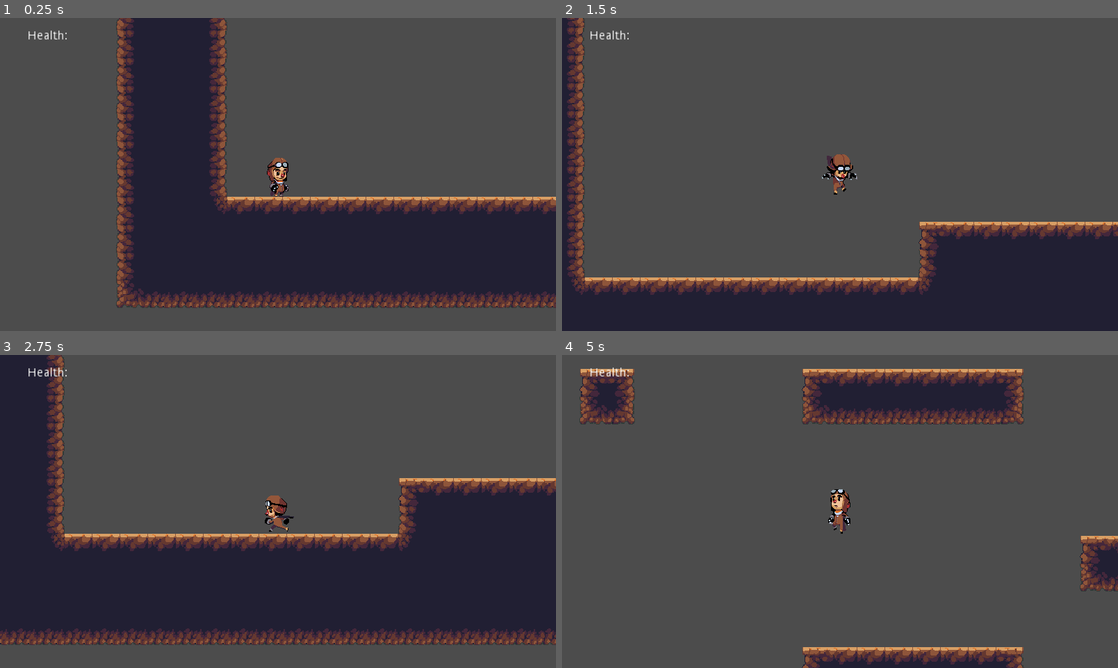
Above: before the commit, frames 1-4 (two rows, left to right).
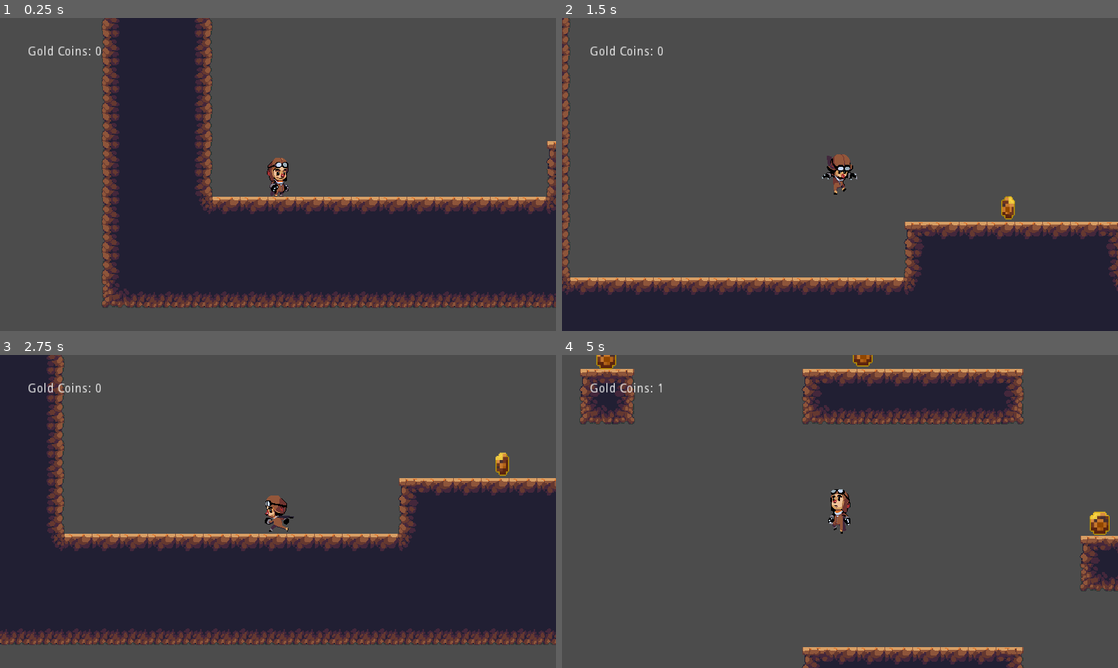
Above: after the commit, the same moments.

Repository: nordlightstudio/PlatformerLive
Game: Godot game, scene res://Game001.tscn
The game is run twice, just before and just after one commit, with the same random seed, the same clock (stepped at 60 frames per second) and the same inputs. Before the commit the project starts from res://Levels/World.tscn.
Inputs:
- Up to frame 1 (0.25 s): no input
- Up to frame 2 (1.5 s): tap Enter at 0.5 s; hold Right (ui_right) from 0.53 s (still down); tap Up (ui_up) at 0.77 s
- Up to frame 3 (2.75 s): tap Up (ui_up) at 1.52 s; release Right (ui_right) at 2.03 s; hold Left (ui_left) from 2.03 s (still down)
- Up to frame 4 (5 s): release Left (ui_left) at 2.78 s; hold Right (ui_right) 2.78-4.28 s; tap Up (ui_up) at 3.02, 3.77, 4.52 s; hold Left (ui_left) from 4.28 s (still down)

The runs differ from the first frame. In frame 1, 12% of the frame differs, in the area x 5-100%, y 0-93%; in frame 2, 7.4%; in frame 3, 0.4%; in frame 4, 0.7%.

Commit message:
Add_GoldCoin_and_Game001MainScene

Diff:
--- /dev/null
+++ b/Platformer/Game001.tscn
@@ -0,0 +1,11 @@
+[gd_scene load_steps=3 format=2]
+
+[ext_resource path="res://Levels/World.tscn" type="PackedScene" id=1]
+[ext_resource path="res://Player.tscn" type="PackedScene" id=2]
+
+[node name="Game001" type="Node"]
+
+[node name="World" parent="." instance=ExtResource( 1 )]
+
+[node name="Player" parent="." instance=ExtResource( 2 )]
+position = Vector2( 203, 613 )
--- /dev/null
+++ b/Platformer/GoldCoin.tscn
@@ -0,0 +1,46 @@
+[gd_scene load_steps=8 format=2]
+
+[ext_resource path="res://Assets/Sprites/GoldCoin/C1011.png" type="Texture" id=1]
+[ext_resource path="res://Assets/Sprites/GoldCoin/C1012.png" type="Texture" id=2]
+[ext_resource path="res://Assets/Sprites/GoldCoin/C1013.png" type="Texture" id=3]
+[ext_resource path="res://Assets/Sprites/GoldCoin/C1014.png" type="Texture" id=4]
+
+[sub_resource type="GDScript" id=3]
+script/source = "#Add GoldCoin
+extends Area2D
+
+func _physics_process(delta):
+
+	$AnimatedSprite.play(\"GoldCoin\")
+
+	var bodies = get_overlapping_bodies()
+	for body in bodies:
+		if body.name == \"Player\":
+			get_node(\"../../../Player\").goldCoin += 1
+			queue_free()"
+
+[sub_resource type="SpriteFrames" id=1]
+animations = [ {
+"frames": [ ExtResource( 1 ), ExtResource( 2 ), ExtResource( 3 ), ExtResource( 4 ) ],
+"loop": true,
+"name": "GoldCoin",
+"speed": 5.0
+} ]
+
+[sub_resource type="CircleShape2D" id=2]
+radius = 10.9965
+
+[node name="GoldCoin" type="Area2D"]
+script = SubResource( 3 )
+__meta__ = {
+"_edit_group_": true
+}
+
+[node name="AnimatedSprite" type="AnimatedSprite" parent="."]
+scale = Vector2( 0.3, 0.3 )
+frames = SubResource( 1 )
+animation = "GoldCoin"
+
+[node name="CollisionShape2D" type="CollisionShape2D" parent="."]
+position = Vector2( 0.209, 0.223789 )
+shape = SubResource( 2 )
--- a/Platformer/Levels/World.tscn
+++ b/Platformer/Levels/World.tscn
@@ -1,7 +1,7 @@
 [gd_scene load_steps=3 format=2]
 
 [ext_resource path="res://DirtAutoTiles.tres" type="TileSet" id=1]
-[ext_resource path="res://Player.tscn" type="PackedScene" id=2]
+[ext_resource path="res://GoldCoin.tscn" type="PackedScene" id=2]
 
 [node name="World" type="Node"]
 
@@ -13,5 +13,20 @@
 "_edit_lock_": true
 }
 
-[node name="Player" parent="." instance=ExtResource( 2 )]
-position = Vector2( 186.448, 591.616 )
+[node name="GoldCoin2" type="Node" parent="."]
+editor/display_folded = true
+
+[node name="GoldCoin" parent="GoldCoin2" instance=ExtResource( 2 )]
+position = Vector2( 631, 560 )
+
+[node name="GoldCoin2" parent="GoldCoin2" instance=ExtResource( 2 )]
+position = Vector2( 855, 433 )
+
+[node name="GoldCoin3" parent="GoldCoin2" instance=ExtResource( 2 )]
+position = Vector2( 1044, 237 )
+
+[node name="GoldCoin4" parent="GoldCoin2" instance=ExtResource( 2 )]
+position = Vector2( 582, 240 )
+
+[node name="GoldCoin5" parent="GoldCoin2" instance=ExtResource( 2 )]
+position = Vector2( 287, 243 )
--- a/Platformer/Player.gd
+++ b/Platformer/Player.gd
@@ -12,8 +12,16 @@
 var friction = false
 var testVariable = true
 
+#Add Coin from GoldCoin scene
+var goldCoin = 0
+onready var goldCoins = $UI/CenterContainer/VBoxContainer/GoldCoin
+
 # Physic Process
 func _physics_process(delta):
+
+	#Übergabe var goldCoin an UI
+	goldCoins.text = str("Gold Coins: ", goldCoin)
+
 
 	motion.y += GRAVITY
 
--- a/Platformer/Player.tscn
+++ b/Platformer/Player.tscn
@@ -1,22 +1,22 @@
 [gd_scene load_steps=14 format=2]
 
 [ext_resource path="res://Player.gd" type="Script" id=1]
-[ext_resource path="res://Assets/Sprites/Player/Jump4.png" type="Texture" id=2]
+[ext_resource path="res://Assets/Sprites/Player/Idle0.png" type="Texture" id=2]
 [ext_resource path="res://Assets/Sprites/Player/Jump0.png" type="Texture" id=3]
-[ext_resource path="res://Assets/Sprites/Player/Idle0.png" type="Texture" id=4]
-[ext_resource path="res://Assets/Sprites/Player/Run0.png" type="Texture" id=5]
-[ext_resource path="res://Assets/Sprites/Player/Run1.png" type="Texture" id=6]
-[ext_resource path="res://Assets/Sprites/Player/Run2.png" type="Texture" id=7]
-[ext_resource path="res://Assets/Sprites/Player/Run3.png" type="Texture" id=8]
-[ext_resource path="res://Assets/Sprites/Player/Run4.png" type="Texture" id=9]
-[ext_resource path="res://Assets/Sprites/Player/Run7.png" type="Texture" id=10]
+[ext_resource path="res://Assets/Sprites/Player/Run0.png" type="Texture" id=4]
+[ext_resource path="res://Assets/Sprites/Player/Run1.png" type="Texture" id=5]
+[ext_resource path="res://Assets/Sprites/Player/Run2.png" type="Texture" id=6]
+[ext_resource path="res://Assets/Sprites/Player/Run3.png" type="Texture" id=7]
+[ext_resource path="res://Assets/Sprites/Player/Run4.png" type="Texture" id=8]
+[ext_resource path="res://Assets/Sprites/Player/Run7.png" type="Texture" id=9]
+[ext_resource path="res://Assets/Sprites/Player/Jump4.png" type="Texture" id=10]
 [ext_resource path="res://UI.tscn" type="PackedScene" id=11]
 
 [sub_resource type="SpriteFrames" id=1]
 animations = [ {
 "frames": [ ExtResource( 2 ) ],
 "loop": true,
-"name": "Fall",
+"name": "Idle",
 "speed": 5.0
 }, {
 "frames": [ ExtResource( 3 ) ],
@@ -24,15 +24,15 @@
 "name": "Jump",
 "speed": 5.0
 }, {
-"frames": [ ExtResource( 4 ) ],
-"loop": true,
-"name": "Idle",
-"speed": 5.0
-}, {
-"frames": [ ExtResource( 5 ), ExtResource( 6 ), ExtResource( 7 ), ExtResource( 8 ), ExtResource( 9 ), ExtResource( 10 ) ],
+"frames": [ ExtResource( 4 ), ExtResource( 5 ), ExtResource( 6 ), ExtResource( 7 ), ExtResource( 8 ), ExtResource( 9 ) ],
 "loop": true,
 "name": "Run",
 "speed": 10.0
+}, {
+"frames": [ ExtResource( 10 ) ],
+"loop": true,
+"name": "Fall",
+"speed": 5.0
 } ]
 
 [sub_resource type="CapsuleShape2D" id=2]
--- a/Platformer/UI.tscn
+++ b/Platformer/UI.tscn
@@ -1,7 +1,6 @@
 [gd_scene format=2]
 
 [node name="UI" type="Control"]
-editor/display_folded = true
 anchor_left = 0.5
 anchor_top = 0.5
 anchor_right = 0.5
@@ -13,7 +12,12 @@
 
 [node name="CenterContainer" type="CenterContainer" parent="."]
 
-[node name="Label" type="Label" parent="CenterContainer"]
-margin_right = 50.0
+[node name="VBoxContainer" type="VBoxContainer" parent="CenterContainer"]
+margin_bottom = 32.0
+
+[node name="Health" type="Label" parent="CenterContainer/VBoxContainer"]
 margin_bottom = 14.0
-text = "Health: "
+
+[node name="GoldCoin" type="Label" parent="CenterContainer/VBoxContainer"]
+margin_top = 18.0
+margin_bottom = 32.0
--- a/Platformer/project.godot
+++ b/Platformer/project.godot
@@ -16,7 +16,7 @@
 [application]
 
 config/name="Plattformer"
-run/main_scene="res://Levels/World.tscn"
+run/main_scene="res://Game001.tscn"
 config/icon="res://icon.png"
 
 [display]
Binary file added: Platformer/Assets/Sprites/GoldCoin/C1011.png
Not shown, added: Platformer/Assets/Sprites/GoldCoin/C1011.png.import
Binary file added: Platformer/Assets/Sprites/GoldCoin/C1012.png
Not shown, added: Platformer/Assets/Sprites/GoldCoin/C1012.png.import
Binary file added: Platformer/Assets/Sprites/GoldCoin/C1013.png
Not shown, added: Platformer/Assets/Sprites/GoldCoin/C1013.png.import
Binary file added: Platformer/Assets/Sprites/GoldCoin/C1014.png
Not shown, added: Platformer/Assets/Sprites/GoldCoin/C1014.png.import
Binary file added: Platformer/Assets/Sprites/GoldCoin/S1011.png
Not shown, added: Platformer/Assets/Sprites/GoldCoin/S1011.png.import
Binary file added: Platformer/Assets/Sprites/GoldCoin/S1012.png
Not shown, added: Platformer/Assets/Sprites/GoldCoin/S1012.png.import
(and 4 more such lines)
